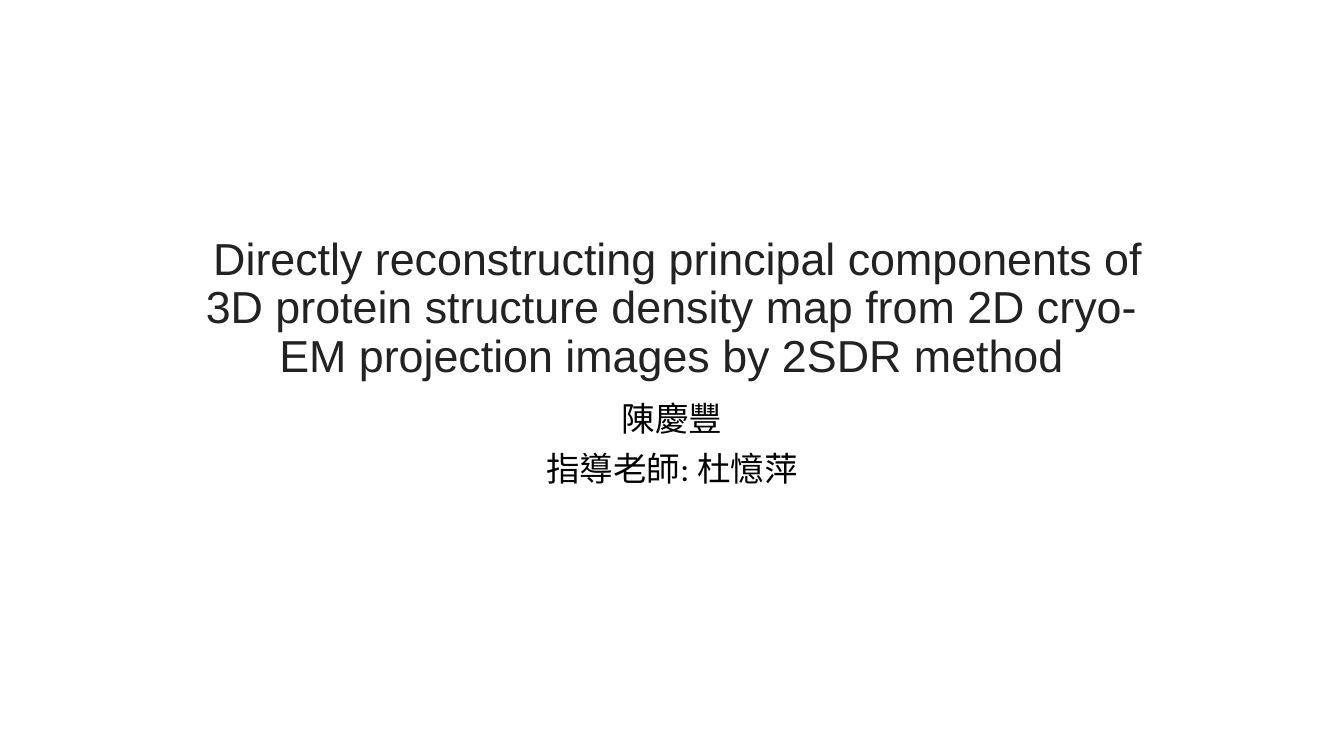
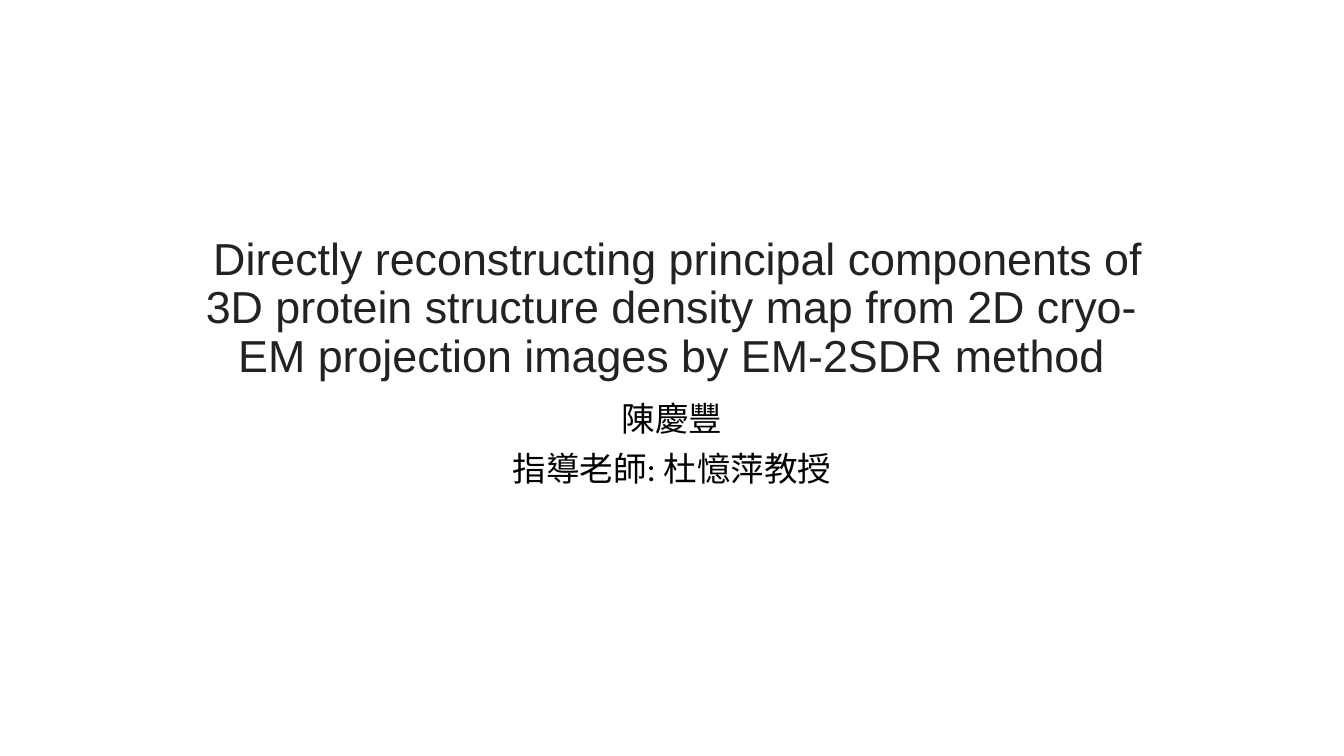
Before and after one commit to sabid-cryoem/sabid-cryoem.github.io, a slide deck: slide 1 of assets/slides/Directly reconstructing principal components of 3D protein structure density map from 2D cryo-EM projection images by 2SDR method.pptx. Drawn at 1344x756 pixels with LibreOffice and Linux fonts; fonts in the diff are those of the drawing. Boxes give left, top, right and bottom in pixels: in the first picture for what was removed or moved away, otherwise in the second. Text is boxed around its words. In the diff, an @@ line names an element or a change of style, - is before the commit and + after.

```diff
--- a/assets/slides/Directly reconstructing principal components of 3D protein structure density map from 2D cryo-EM projection images by 2SDR method.pptx
+++ b/assets/slides/Directly reconstructing principal components of 3D protein structure density map from 2D cryo-EM projection images by 2SDR method.pptx
@@ title at (206,242,1141,381): text changed @@
-Directly reconstructing principal components of 3D protein structure density map from 2D cryo-EM projection images by 2SDR method
+Directly reconstructing principal components of 3D protein structure density map from 2D cryo-EM projection images by EM-2SDR method
@@ subtitle at (512,452,831,484): text changed @@
-指導老師: 杜憶萍
+指導老師: 杜憶萍教授
```
Also in this commit, not shown: 10 other slides changed, 10 slides added, 6 slides removed, 1 other file.
